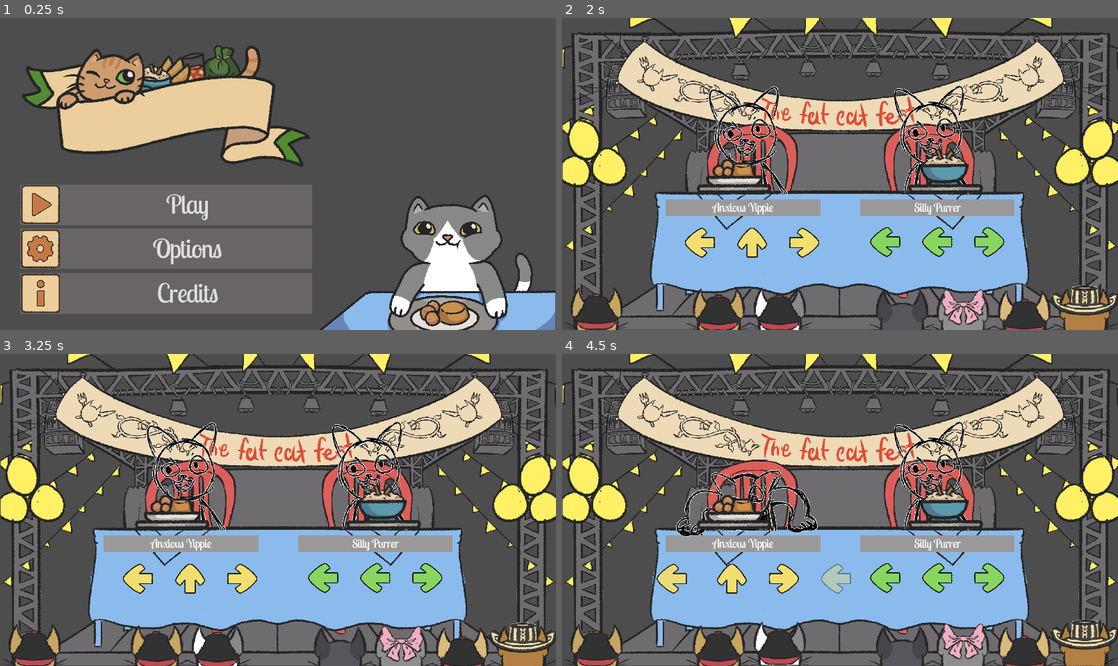
Above: before the commit, frames 1-4 (two rows, left to right).
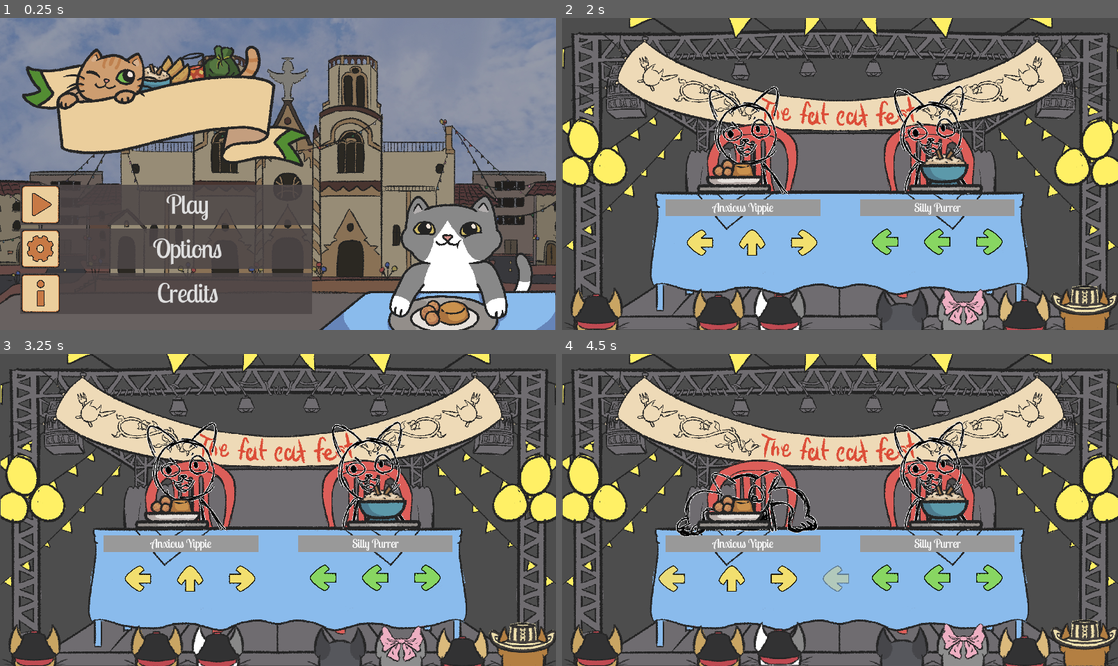
Above: after the commit, the same moments.

Repository: soetgdeznsgk/GGJ24---Fat-Cat-Fest
Game: Godot game, scene res://Escenas/Menus/menu_principal.tscn
Same seed, same stepped clock (60 frames per second), same inputs: the game is played once before the commit and once after it.
Inputs (mouse positions are in pixels of both pictures, inside the frame that each line leads up to):
- Up to frame 1 (0.25 s): no input
- Up to frame 2 (2 s): click "Play" at 0.5 s; click "sp" at 1.25 s
- Up to frame 3 (3.25 s): tap Enter (ui_accept) at 2, 2.27, 3.02 s; move the mouse to (400, 494) at 2.02 s; hold Right (DerechaPj1) 2.03-2.78 s; tap S (AbajoPj2) at 2.1 s; click (400, 494) at 2.17 s; move the mouse to (166, 525) at 2.77 s; hold Down (AbajoPj1) from 2.78 s (still down); tap W (ArribaPj2) at 2.85 s; click (166, 525) at 2.92 s
- Up to frame 4 (4.5 s): move the mouse to (895, 441) at 3.52 s; release Down (AbajoPj1) at 3.53 s; hold Right (DerechaPj1) 3.53-4.28 s; tap D (DerechaPj2) at 3.6 s; click (895, 441) at 3.67 s; tap Enter (ui_accept) at 4.25 s; move the mouse to (812, 572) at 4.27 s; hold Up (ArribaPj1) from 4.28 s (still down); tap A (IzquierdaPj2) at 4.35 s; click (812, 572) at 4.42 s

The runs differ from the first frame. In frame 1, 72% of the frame differs, in the area x 0-100%, y 0-100%; in frame 2, 0.8%; in frame 3, 0.8%; in frame 4, 0.9%.

Commit message:
Mas menu y cositas

Diff:
--- a/Escenas/Eventos/darseduro/evento_darse_duro.gd
+++ b/Escenas/Eventos/darseduro/evento_darse_duro.gd
@@ -1,7 +1,6 @@
 extends Node2D
 
-
-func _on_timer_final_evento_timeout() -> void:
+func _on_timer_finalizar_evento_timeout() -> void:
 	if $Gato.conteoGolpesRecibidos == $Gato2.conteoGolpesRecibidos:
 		Eventos.finalEvento.emit(0)
 	elif $Gato.conteoGolpesRecibidos > $Gato2.conteoGolpesRecibidos:
--- a/Escenas/Eventos/darseduro/evento_darse_duro.tscn
+++ b/Escenas/Eventos/darseduro/evento_darse_duro.tscn
@@ -18,3 +18,5 @@
 wait_time = 12.0
 one_shot = true
 autostart = true
+
+[connection signal="timeout" from="TimerFinalizarEvento" to="." method="_on_timer_finalizar_evento_timeout"]
--- a/Escenas/Maingame/comandos.tscn
+++ b/Escenas/Maingame/comandos.tscn
@@ -256,20 +256,20 @@
 
 [node name="Comando0" type="Sprite2D" parent="."]
 position = Vector2(128, 51)
-scale = Vector2(0.25, 0.25)
+scale = Vector2(0.22, 0.22)
 
 [node name="Comando1" type="Sprite2D" parent="."]
 position = Vector2(256, 51)
-scale = Vector2(0.25, 0.25)
+scale = Vector2(0.22, 0.22)
 
 [node name="Comando2" type="Sprite2D" parent="."]
 position = Vector2(384, 51)
-scale = Vector2(0.25, 0.25)
+scale = Vector2(0.22, 0.22)
 
 [node name="Comando3" type="Sprite2D" parent="."]
 self_modulate = Color(1, 1, 1, 0)
 position = Vector2(512, 51)
-scale = Vector2(0.25, 0.25)
+scale = Vector2(0.22, 0.22)
 
 [node name="AnimationPlayer" type="AnimationPlayer" parent="."]
 libraries = {
--- a/Escenas/Menus/Buttons/button_play_loquisimo.tscn
+++ b/Escenas/Menus/Buttons/button_play_loquisimo.tscn
@@ -1,14 +1,16 @@
-[gd_scene load_steps=11 format=3 uid="uid://dldomgejvinaf"]
+[gd_scene load_steps=13 format=3 uid="uid://dldomgejvinaf"]
 
 [ext_resource type="Script" path="res://Escenas/Menus/Buttons/PlayButtonRelay.gd" id="1_262t7"]
 [ext_resource type="FontFile" uid="uid://cs81puvnc10pp" path="res://Escenas/Menus/Fonts/LobsterTwo-Regular.ttf" id="1_8015a"]
 [ext_resource type="Texture2D" uid="uid://x886cltnkwtt" path="res://Escenas/Menus/Buttons/PlayButton.png" id="2_65ics"]
 [ext_resource type="Script" path="res://Escenas/Menus/Buttons/Button.gd" id="3_7m7tc"]
 [ext_resource type="StyleBox" uid="uid://3gjeyh8dsx21" path="res://Escenas/Menus/Buttons/estilo_botones.tres" id="5_hlqpp"]
+[ext_resource type="Texture2D" uid="uid://bj7bwvmkomn5f" path="res://Escenas/Menus/Buttons/Singleplayer.png" id="6_fmg1c"]
 [ext_resource type="Script" path="res://Escenas/Menus/Buttons/simple_button.gd" id="6_fxjbn"]
+[ext_resource type="Texture2D" uid="uid://o8u8k4hlmhev" path="res://Escenas/Menus/Buttons/Multiplayer.png" id="8_yl0v4"]
 
 [sub_resource type="StyleBoxFlat" id="StyleBoxFlat_71wjp"]
-bg_color = Color(0.631373, 0.588235, 0.596078, 0.341176)
+bg_color = Color(0.301961, 0.27451, 0.278431, 0.862745)
 
 [sub_resource type="Animation" id="Animation_p1s8v"]
 length = 0.001
@@ -116,7 +118,7 @@
 theme_override_styles/hover = ExtResource("5_hlqpp")
 theme_override_styles/focus = ExtResource("5_hlqpp")
 text = "sp"
-icon = ExtResource("2_65ics")
+icon = ExtResource("6_fmg1c")
 icon_alignment = 2
 expand_icon = true
 script = ExtResource("6_fxjbn")
@@ -130,7 +132,7 @@
 theme_override_styles/hover = ExtResource("5_hlqpp")
 theme_override_styles/focus = ExtResource("5_hlqpp")
 text = "mp"
-icon = ExtResource("2_65ics")
+icon = ExtResource("8_yl0v4")
 expand_icon = true
 script = ExtResource("6_fxjbn")
 
--- a/Escenas/Menus/Buttons/estilo_botones.tres
+++ b/Escenas/Menus/Buttons/estilo_botones.tres
@@ -1,4 +1,4 @@
 [gd_resource type="StyleBoxFlat" format=3 uid="uid://3gjeyh8dsx21"]
 
 [resource]
-bg_color = Color(0.631373, 0.588235, 0.596078, 0.341176)
+bg_color = Color(0.301961, 0.27451, 0.278431, 0.862745)
--- a/Escenas/Menus/menu_principal.tscn
+++ b/Escenas/Menus/menu_principal.tscn
@@ -21,6 +21,7 @@
 [ext_resource type="Texture2D" uid="uid://jsp1brrwdxu7" path="res://Sprites/Gatos/GatoMenu/GatoMenu_0009.png" id="17_pokp8"]
 [ext_resource type="Texture2D" uid="uid://d0fmw3oywajax" path="res://Sprites/Gatos/GatoMenu/GatoMenu_0010.png" id="18_m2i7m"]
 [ext_resource type="Texture2D" uid="uid://d2scq3mwqpuwh" path="res://Sprites/Gatos/GatoMenu/GatoMenu_0011.png" id="19_uxlfc"]
+[ext_resource type="Texture2D" uid="uid://carqk0dmab0md" path="res://Sprites/Fondos/fondo.jpg" id="22_tfwu6"]
 
 [sub_resource type="StyleBoxEmpty" id="StyleBoxEmpty_76xur"]
 
@@ -48,10 +49,10 @@
 HSlider/styles/slider = SubResource("StyleBoxFlat_maygy")
 
 [sub_resource type="StyleBoxFlat" id="StyleBoxFlat_xaxoe"]
-bg_color = Color(0.631373, 0.588235, 0.596078, 0.341176)
+bg_color = Color(0.301961, 0.27451, 0.278431, 0.862745)
 
 [sub_resource type="StyleBoxFlat" id="StyleBoxFlat_dstja"]
-bg_color = Color(0.631373, 0.588235, 0.596078, 0.341176)
+bg_color = Color(0.301961, 0.27451, 0.278431, 0.862745)
 
 [sub_resource type="StyleBoxFlat" id="StyleBoxFlat_y85il"]
 bg_color = Color(0.921569, 0.807843, 0.611765, 1)
@@ -164,7 +165,7 @@
 [node name="Label" type="Label" parent="MenuPrincipal/HBoxContainer/VBoxContainer/ContenedorOpciones/OptionsVBoxContainer"]
 layout_mode = 2
 theme_override_font_sizes/font_size = 40
-text = "Musica"
+text = "Music"
 
 [node name="MusicVolumeSlider" type="HSlider" parent="MenuPrincipal/HBoxContainer/VBoxContainer/ContenedorOpciones/OptionsVBoxContainer"]
 layout_mode = 2
@@ -178,8 +179,7 @@
 [node name="Label2" type="Label" parent="MenuPrincipal/HBoxContainer/VBoxContainer/ContenedorOpciones/OptionsVBoxContainer"]
 layout_mode = 2
 theme_override_font_sizes/font_size = 40
-text = "SFX
-"
+text = "Sound Effects"
 
 [node name="SFXVolumeSlider" type="HSlider" parent="MenuPrincipal/HBoxContainer/VBoxContainer/ContenedorOpciones/OptionsVBoxContainer"]
 layout_mode = 2
@@ -193,7 +193,7 @@
 [node name="Label3" type="Label" parent="MenuPrincipal/HBoxContainer/VBoxContainer/ContenedorOpciones/OptionsVBoxContainer"]
 layout_mode = 2
 theme_override_font_sizes/font_size = 40
-text = "Idioma"
+text = "Language"
 
 [node name="BackButton" parent="MenuPrincipal/HBoxContainer/VBoxContainer/ContenedorOpciones/OptionsVBoxContainer" instance=ExtResource("4_cnkgm")]
 layout_mode = 2
@@ -201,8 +201,6 @@
 text = "Back "
 icon = ExtResource("5_vsw83")
 flat = true
-alignment = 2
-icon_alignment = 2
 script = ExtResource("9_xmcnb")
 
 [node name="MainVBoxContainer" type="VBoxContainer" parent="MenuPrincipal/HBoxContainer/VBoxContainer"]
@@ -242,15 +240,18 @@
 [node name="CreditsContainer" type="PanelContainer" parent="MenuPrincipal/HBoxContainer/VBoxContainer"]
 visible = false
 layout_mode = 2
-size_flags_vertical = 0
+size_flags_vertical = 3
+size_flags_stretch_ratio = 3.0
 theme_override_styles/panel = SubResource("StyleBoxFlat_y85il")
 
 [node name="CreditsVBox" type="VBoxContainer" parent="MenuPrincipal/HBoxContainer/VBoxContainer/CreditsContainer"]
 layout_direction = 1
 layout_mode = 2
+size_flags_stretch_ratio = 3.0
 
 [node name="HBoxContainer" type="HBoxContainer" parent="MenuPrincipal/HBoxContainer/VBoxContainer/CreditsContainer/CreditsVBox"]
 layout_mode = 2
+size_flags_vertical = 3
 theme_override_constants/separation = 300
 alignment = 1
 
@@ -282,6 +283,7 @@
 
 [node name="HBoxContainer2" type="HBoxContainer" parent="MenuPrincipal/HBoxContainer/VBoxContainer/CreditsContainer/CreditsVBox"]
 layout_mode = 2
+size_flags_vertical = 3
 theme_override_constants/separation = 300
 alignment = 1
 
@@ -317,7 +319,6 @@
 icon = ExtResource("5_vsw83")
 flat = true
 alignment = 2
-icon_alignment = 2
 script = ExtResource("9_xmcnb")
 
 [node name="CenterContainer" type="CenterContainer" parent="MenuPrincipal/HBoxContainer"]
@@ -333,6 +334,24 @@
 animation = &"Eat"
 frame_progress = 0.409295
 
+[node name="TextureRect" type="TextureRect" parent="."]
+modulate = Color(0.756863, 0.756863, 0.756863, 0.882353)
+z_index = -5
+clip_contents = true
+layout_mode = 1
+anchors_preset = 15
+anchor_right = 1.0
+anchor_bottom = 1.0
+offset_left = -91.0
+offset_top = -32.0
+offset_right = 140.0
+offset_bottom = 109.0
+grow_horizontal = 2
+grow_vertical = 2
+mouse_filter = 2
+texture = ExtResource("22_tfwu6")
+expand_mode = 1
+
 [connection signal="pressed" from="MenuPrincipal/HBoxContainer/VBoxContainer/ContenedorOpciones/OptionsVBoxContainer/BackButton" to="." method="_undevelop_menu"]
 [connection signal="sp_start_game" from="MenuPrincipal/HBoxContainer/VBoxContainer/MainVBoxContainer/HBoxContainer" to="." method="_on_h_box_container_sp_start_game"]
 [connection signal="pressed" from="MenuPrincipal/HBoxContainer/VBoxContainer/MainVBoxContainer/OptionsButton" to="." method="_on_option_button_pressed"]
Binary file added: Escenas/Menus/Buttons/Multiplayer.png
Not shown, added: Escenas/Menus/Buttons/Multiplayer.png.import
Binary file added: Escenas/Menus/Buttons/Singleplayer.png
Not shown, added: Escenas/Menus/Buttons/Singleplayer.png.import
Not shown: 1 places in Escenas/Menus/menu_principal.tscn that only renumber resources
Binary file added: Sprites/Fondos/fondo.jpg
Not shown, added: Sprites/Fondos/fondo.jpg.import
